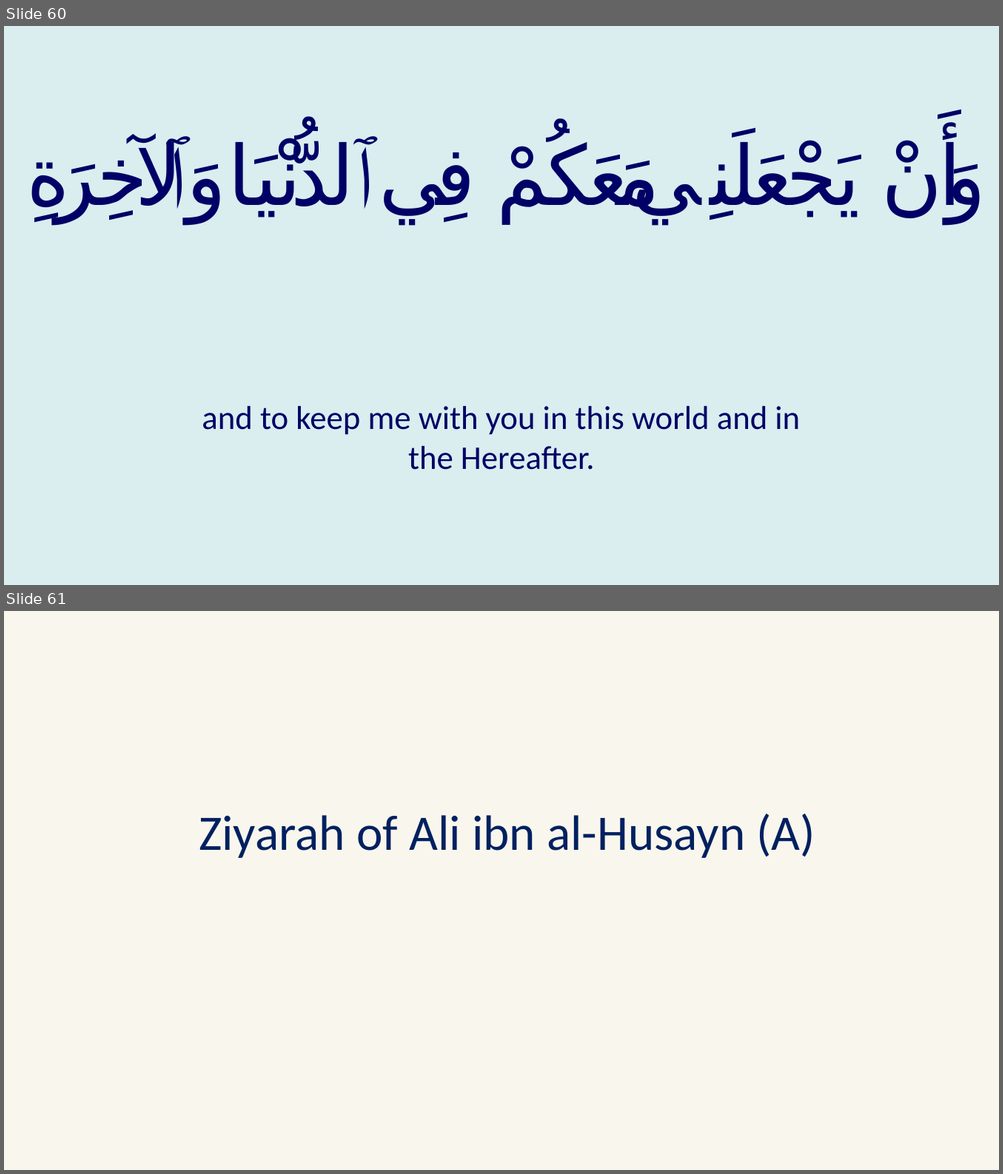
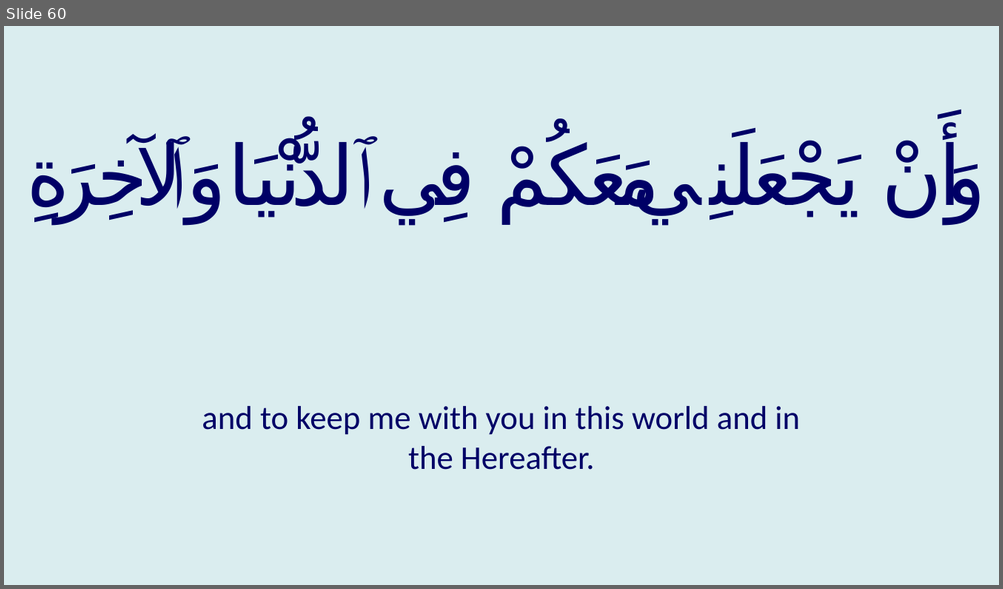
Before and after one commit to GhayurH/Slides, a slide deck: PPTs/Ziyarat Warith.pptx. Shown one above the other, each under a label of ours: slides 60 and 61 before the commit, slide 60 after it. The pictures are 1003x1174 and 1003x589 pixels, drawn with LibreOffice and Linux fonts; fonts in the diff are those of the drawing. Boxes give left, top, right and bottom in pixels: in the first picture for what was removed or moved away, otherwise in the second. Text is boxed around its words. In the diff, an @@ line names an element or a change of style, - is before the commit and + after.

```diff
--- a/PPTs/Ziyarat Warith.pptx
+++ b/PPTs/Ziyarat Warith.pptx
@@ slide 61 removed at box(4, 611, 999, 1170), background #F9F6ED @@
@@ text removed at box(199, 814, 816, 858) @@
-Ziyarah of Ali ibn al-Husayn (A)
```
Also in this commit, not shown: 4 slides added, 3 other slides removed.
